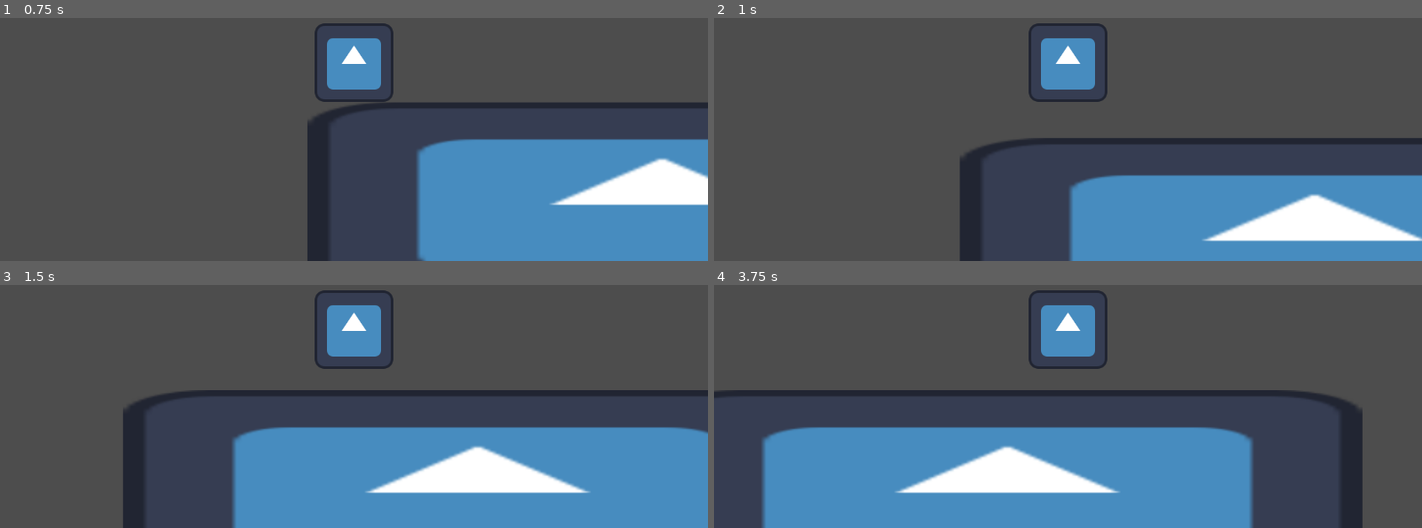
Above: before the commit, frames 1-4 (two rows, left to right).
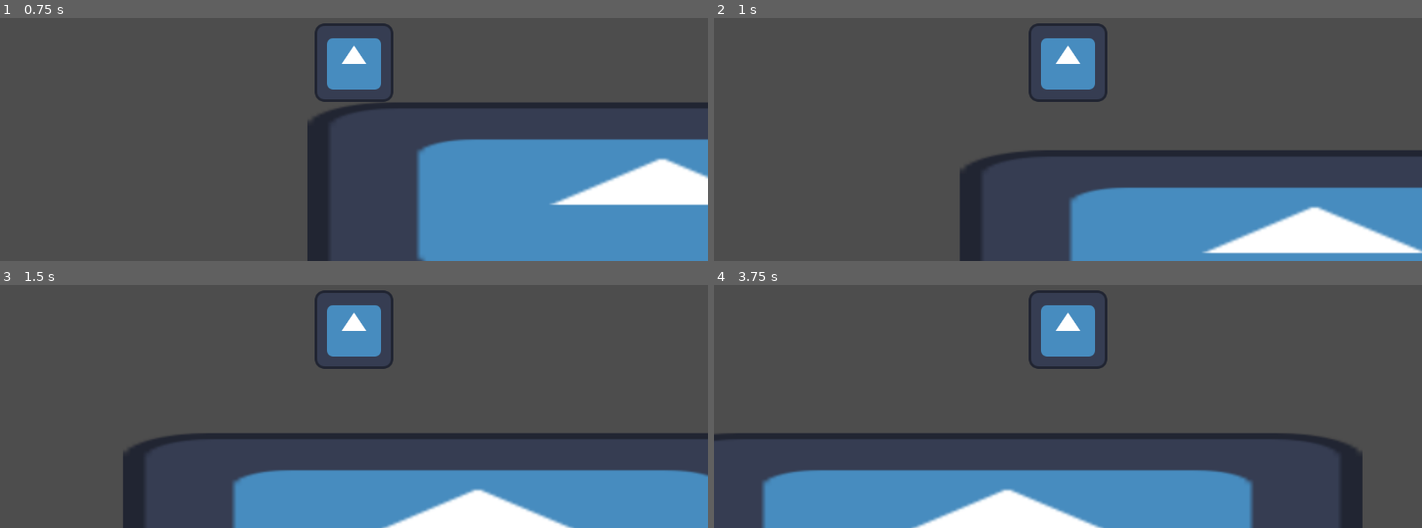
Above: after the commit, the same moments.

Repository: FoxedGuy/rune-ruins
Game: Godot game, scene res://player/PlayerTest.tscn
The game is run twice, just before and just after one commit, with the same random seed, the same clock (stepped at 60 frames per second) and the same inputs. The engine's default icon, where the game draws it, is replaced by a stand-in: a white triangle on a blue panel in a dark square.
Inputs:
- Up to frame 1 (0.75 s): hold D (move_right) from 0.53 s (still down)
- Up to frame 2 (1 s): keep holding D (move_right); tap W (move_jump) at 0.77 s
- Up to frame 3 (1.5 s): keep holding D (move_right)
- Up to frame 4 (3.75 s): tap W (move_jump) at 1.52, 3.02 s; release D (move_right) at 2.03 s; hold A (move_left) 2.03-2.78 s; hold D (move_right) from 2.78 s (still down)

Frame 1 is identical in both runs. In frame 2, 9.5% of the frame differs, in the area x 34-100%, y 49-98%; in frame 3, 20%; in frame 4, 21%, in the area x 0-92%, y 43-100%.
Error after the commit: Invalid assignment of property or key 'text' with value of type 'String' on a base object of type 'null instance'. (res://player/Player.gd:46)

Commit message:
added Label with current state and wall related function

Diff:
--- a/player/Player.gd
+++ b/player/Player.gd
@@ -1,19 +1,21 @@
 extends CharacterBody2D
 class_name Player
 @export var SPEED = 400.0
-@export var JUMP_VELOCITY = -400.0
+@export var JUMP_VELOCITY = -500.0
 
 @onready
 var sprite = $Sprite2D
+
+@onready
+var state_machine = $StateMachine
+
+@onready
+var label = $Label
 
 var health: int
 var mana: int
 var stamina: int
 var weapon
-
-# TODO: implement states
-var move_state
-var attack_state
 
 func _ready() -> void:
 	health = 100
@@ -31,6 +33,17 @@
 
 func _input(event: InputEvent) -> void:
 	pass
+
+func get_wall_side() -> float:
+	for i in get_slide_collision_count():
+		var collision = get_slide_collision(i)
+		var normal = collision.get_normal()
+
+		return normal.x
+	return 0
+
+func _process(delta:float) -> void:
+	label.text = state_machine.current_state.to_string()
 
 #func _physics_process(delta: float) -> void:
 	## Add the gravity.
